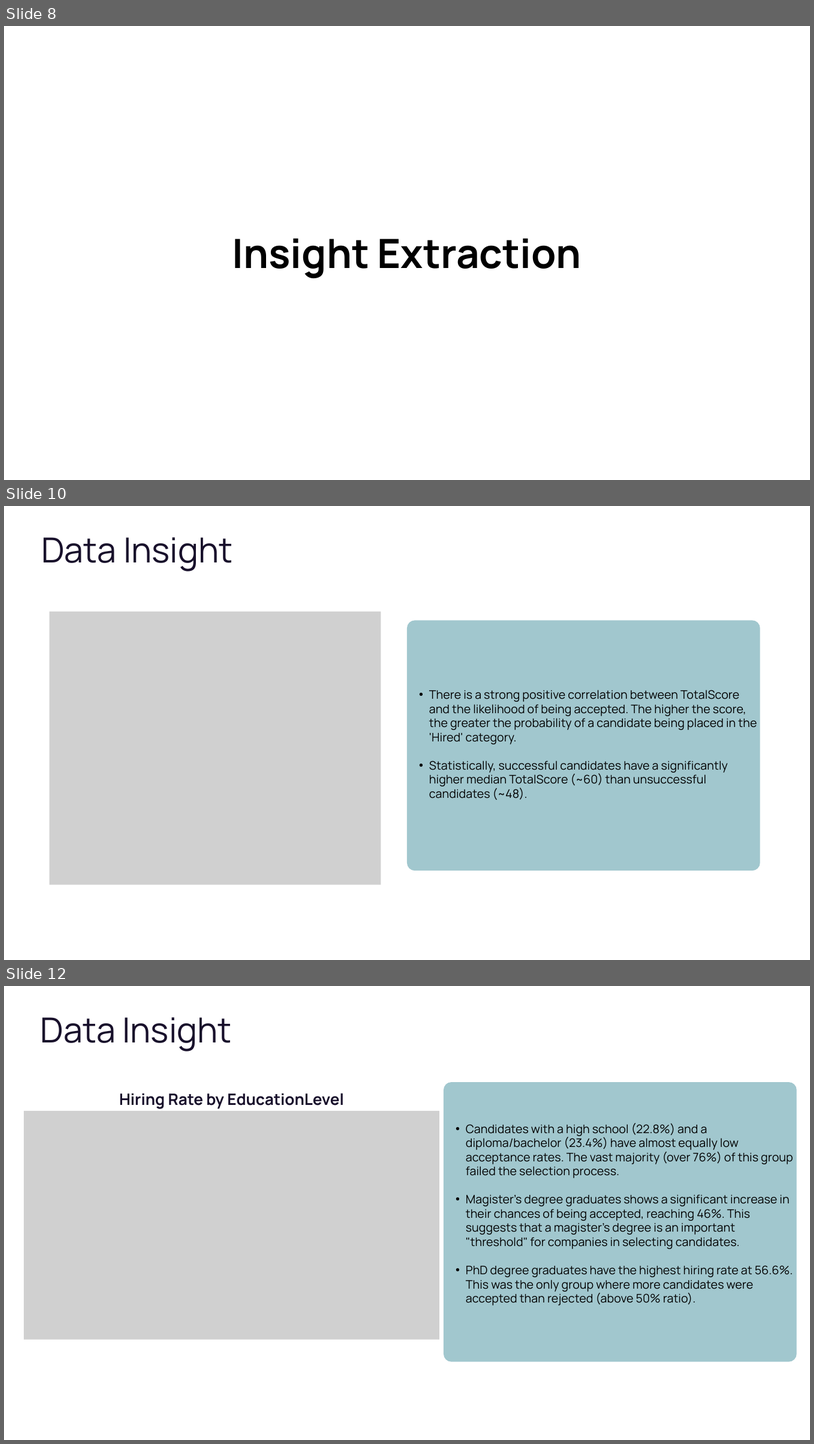
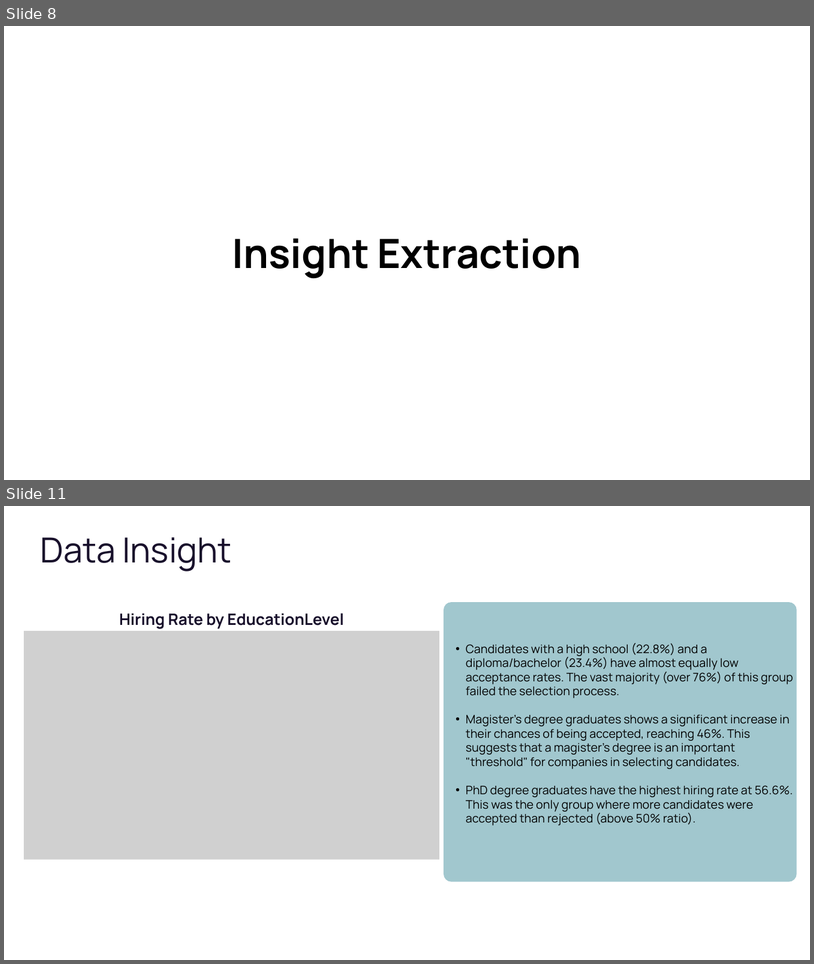
Before and after one commit to fadlinur/Final-Project, a slide deck: Stage 1/Exploratory Data Analysis.pptx. Shown one above the other, each under a label of ours: slides 8, 10 and 12 before the commit, slides 8 and 11 after it; the slides between them are not shown. The pictures are 814x1444 and 814x964 pixels, drawn with LibreOffice and Linux fonts; fonts in the diff are those of the drawing; grey boxes stand for pictures; background and template pictures are left out. Boxes give left, top, right and bottom in pixels: in the first picture for what was removed or moved away, otherwise in the second. Text is boxed around its words. In the diff, an @@ line names an element or a change of style, - is before the commit and + after.

```diff
--- a/Stage 1/Exploratory Data Analysis.pptx
+++ b/Stage 1/Exploratory Data Analysis.pptx
@@ slide 10 removed at (4,506,810,960), background picture (left out) @@
@@ text removed at (41,537,233,571) @@
-Data Insight
@@ picture removed at (49,611,381,884) @@
@@ freeform shape removed at (407,620,761,870) @@
@@ text removed at (429,690,757,799) @@
-  • There is a strong positive correlation between TotalScore and the likelihood of being accepted. The higher the score, the greater the probability of a candidate being placed in the 'Hired' category.
-  • Statistically, successful candidates have a significantly higher median TotalScore (~60) than unsuccessful candidates (~48).
@@ what was slide 12 is now slide 11 @@
```
Also in this commit, not shown: 7 slides changed, 9 slides added, 4 other slides removed.
